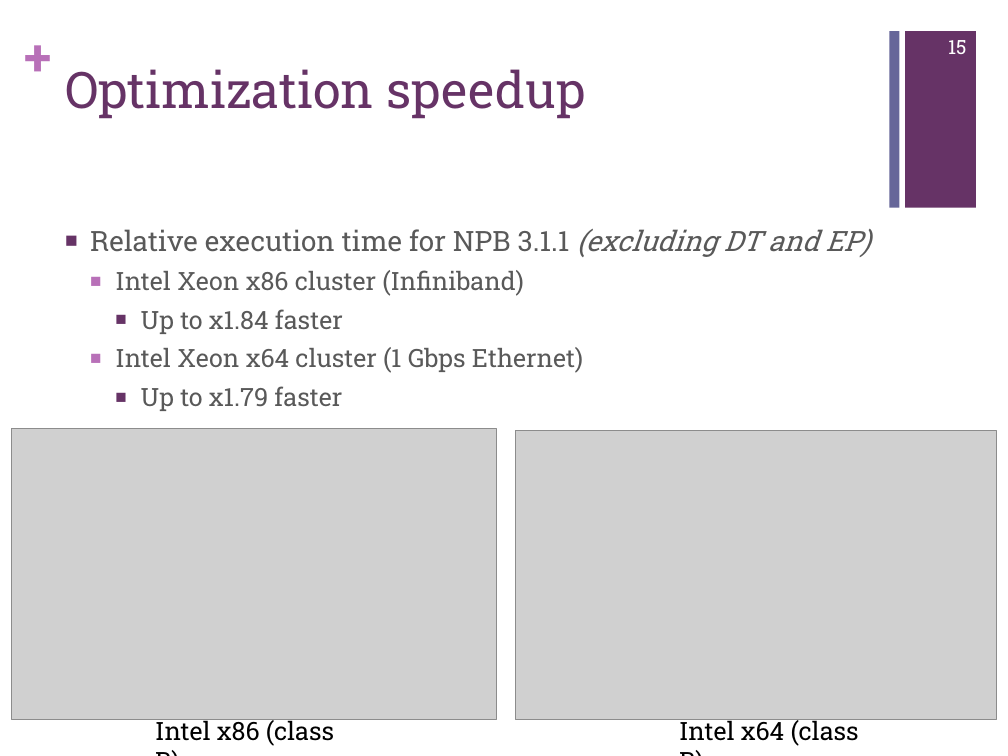
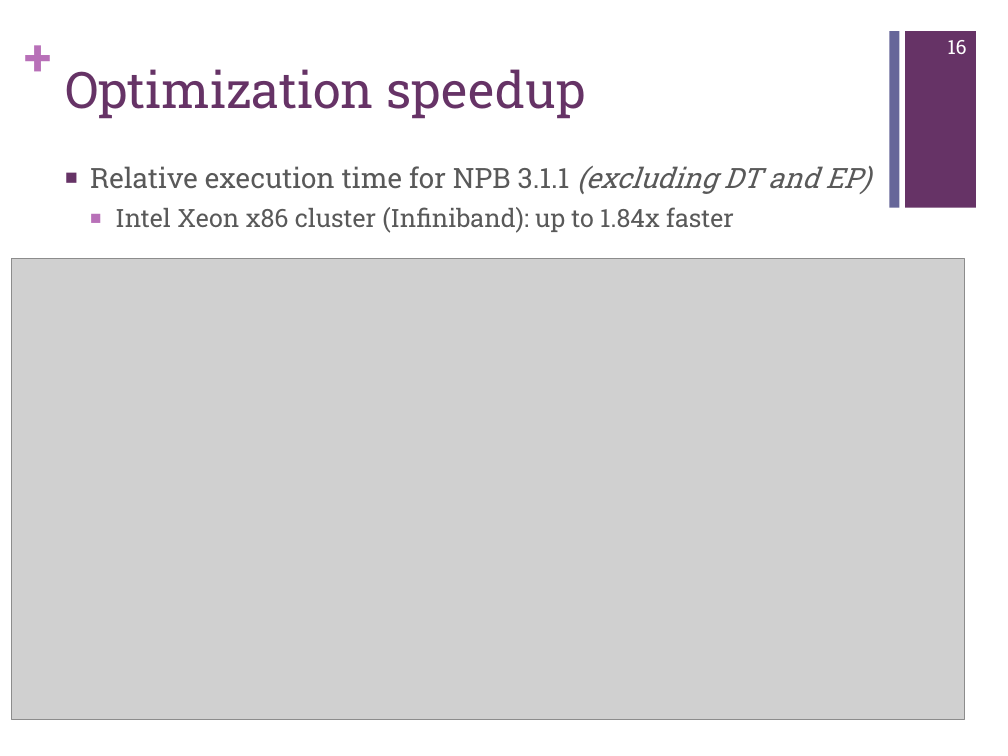
Before and after one commit to jichi-uccs/cco-paper, a slide deck: slide 16 of slides.pptx (slide 15 before the commit). Drawn at 1008x756 pixels with LibreOffice and Linux fonts; fonts in the diff are those of the drawing; grey boxes stand for pictures. Boxes give left, top, right and bottom in pixels: in the first picture for what was removed or moved away, otherwise in the second. Text is boxed around its words. In the diff, an @@ line names an element or a change of style, - is before the commit and + after.

```diff
--- a/slides.pptx
+++ b/slides.pptx
@@ page number at box(948, 40, 967, 54): text changed @@
-15
+16
@@ text "Relative execution time for NPB ...": place and size @@
-text "Relative execution time for NPB ..." at box(90, 229, 871, 411)
+text "Relative execution time for NPB ..." at box(90, 166, 871, 233)
@@ text at box(115, 207, 734, 233): text changed @@
-  ■ Intel Xeon x86 cluster (Infiniband)
-    ■ Up to x1.84 faster
-  ■ Intel Xeon x64 cluster (1 Gbps Ethernet)
-    ■ Up to x1.79 faster
+  ■ Intel Xeon x86 cluster (Infiniband): up to 1.84x faster
@@ picture: place and size @@
-picture at box(11, 428, 496, 720)
+picture at box(11, 259, 965, 720)
@@ picture removed at box(515, 430, 996, 719) @@
@@ text removed at box(155, 717, 334, 746) @@
-Intel x86 (class B)
@@ text removed at box(679, 717, 859, 746) @@
-Intel x64 (class B)
```
Also in this commit, not shown: 11 other slides changed, 2 slides added.
